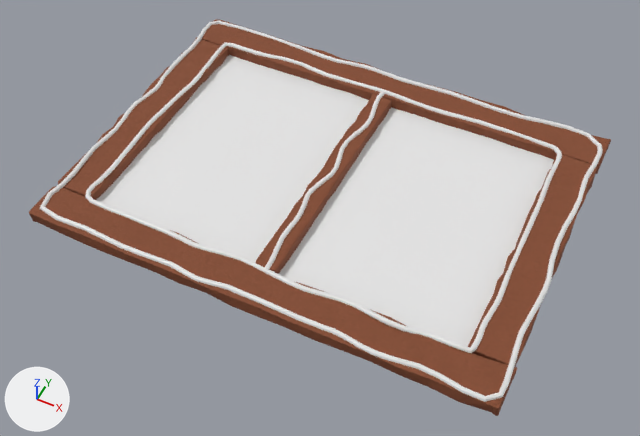
The FBX model Assets/Models/Okno.fbx: old version first, new version second.
Camera for both pictures: a 50 mm lens placed at (6.58, -10.03, 15.71), pointed at (0.05, 3.03, -0.62). Every picture has the same lights, and +X, +Y and +Z are marked at lower left. Where no turn or scale is listed for an object, it has been applied to the vertices.
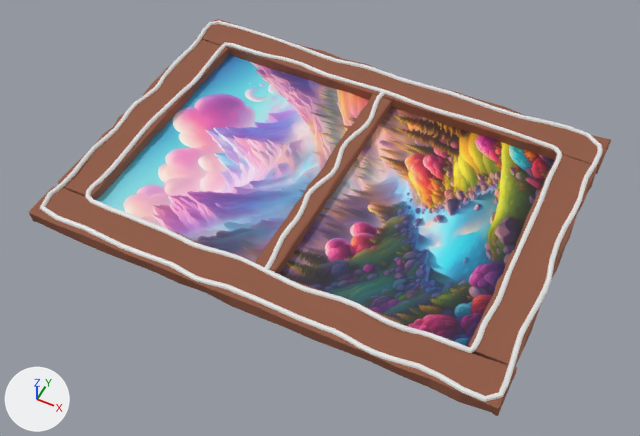
Diff of the bpy script that builds the scene:
```diff
--- a/Assets/Models/Okno.fbx.py
+++ b/Assets/Models/Okno.fbx.py
@@ img_obraz_png @@
+img_obraz_png = load_image('Obraz.png', '_unpacked/Obraz.png', 896, 1152, 'sRGB')
@@ mat_piernik_001 @@
 n0 = _N.new('ShaderNodeBsdfPrincipled'); n0.name = 'Principled BSDF'
+n0.inputs[0].default_value = (0.283, 0.1, 0.0551, 1.0)  # 'Base Color', brown #915942
 n0.inputs[2].default_value = 0.858  # 'Roughness'
 n1 = _N.new('ShaderNodeOutputMaterial'); n1.name = 'Material Output'
-n2 = _N.new('ShaderNodeTexImage'); n2.name = 'Image Texture'
-n2.image = img_oknopiernik_diffuse_png
-n3 = _N.new('ShaderNodeTexImage'); n3.name = 'Image Texture.001'
-n3.image = img_oknopiernik_normal_png
-n4 = _N.new('ShaderNodeNormalMap'); n4.name = 'Normal Map'
-_L.new(n2.outputs[0], n0.inputs[0])  # 'Color' to 'Base Color'
-_L.new(n2.outputs[1], n0.inputs[4])  # 'Alpha' to 'Alpha'
-_L.new(n3.outputs[0], n4.inputs[1])  # 'Color' to 'Color'
-_L.new(n4.outputs[0], n0.inputs[5])  # 'Normal' to 'Normal'
 _L.new(n0.outputs[0], n1.inputs[0])  # 'BSDF' to 'Surface'
@@ mat_material_037 @@
+mat_material_037 = principled_material('Material.037')
+mat_material_037.texture = img_obraz_png
@@ me_plane_004 @@
 me_plane_004.from_pydata(...)  # 4 vertices, 1 face; spans x -4.96..4.96, y -3.35..3.35, z 0.0
 # used by ob_plane_001; location = (-0.13, 3.87, -0.12)
+# me_plane_004 part 1: texture (UV) coordinates of 1 of 1 face, centred in x 0.0, y 0.0, z 0.0, changed; they spanned u 0.0..1.0, v 0.0..1.0 and now span u 0.0..1.0, v 0.0..1.0
+me_plane_004.materials.append(mat_material_037)  # picture img_obraz_png
```

Changed parts and their boxes [x1, y1, x2, y2] in the pictures (640 x 436 px):
'Plane.001', recoloured, surface changed
    both: [97, 55, 554, 347]
'Cube.004', surface changed
    both: [29, 24, 611, 416]
